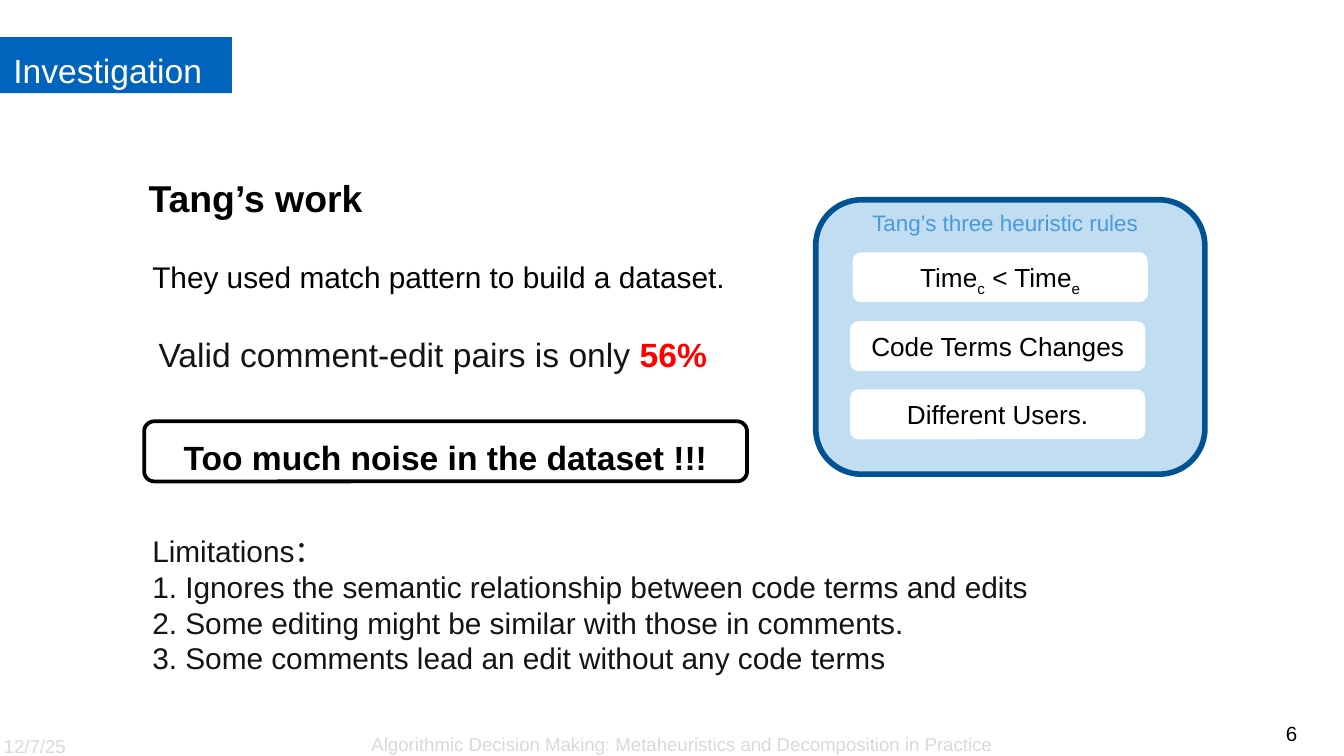
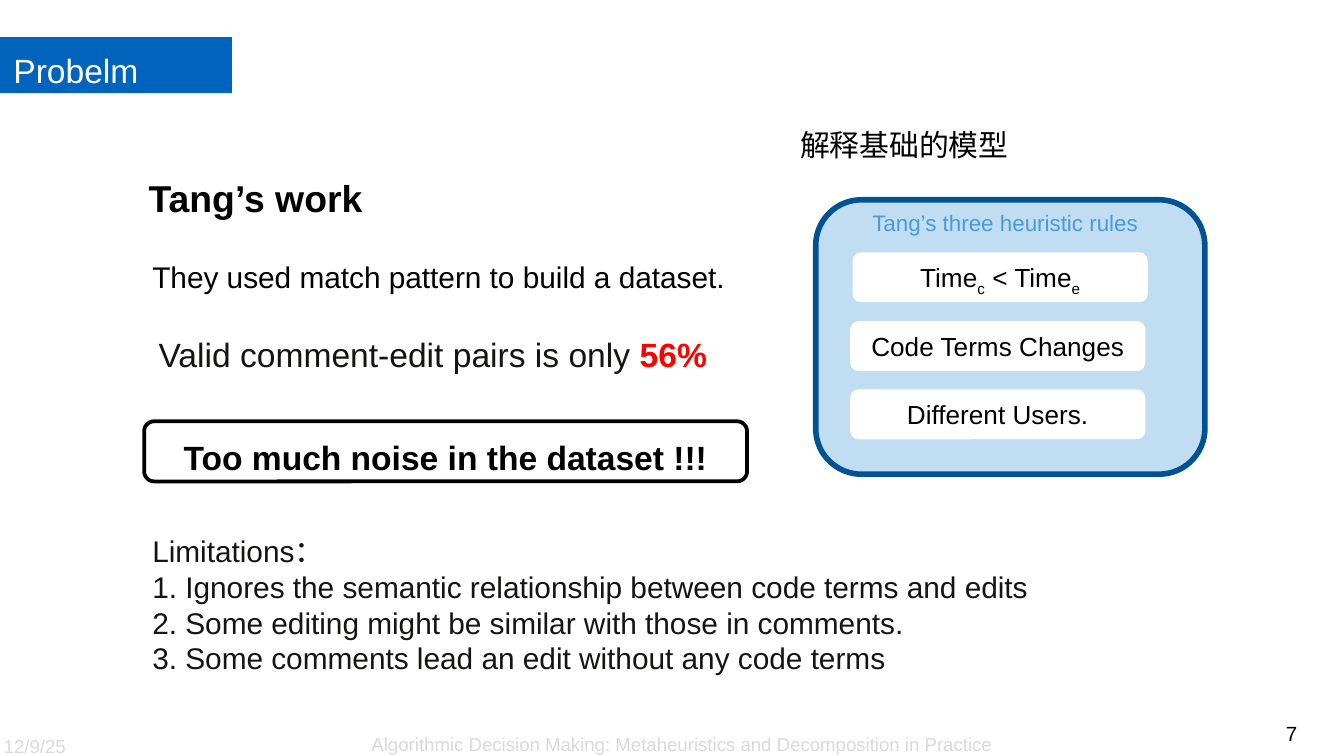
Before and after one commit to SinYita/VRPTW_solver, a slide deck: slide 7 of Presentation.pptx (slide 6 before the commit). Drawn at 1344x756 pixels with LibreOffice and Linux fonts; fonts in the diff are those of the drawing; background and template pictures are left out. Boxes give left, top, right and bottom in pixels: in the first picture for what was removed or moved away, otherwise in the second. Text is boxed around its words. In the diff, an @@ line names an element or a change of style, - is before the commit and + after.

```diff
--- a/Presentation.pptx
+++ b/Presentation.pptx
@@ text in rectangle at (13, 58, 138, 84): text changed @@
-Investigation
+Probelm
@@ text added at (800, 131, 1008, 159), 16 pt, text #000000 @@
+解释基础的模型
@@ text at (4, 736, 66, 756): text changed @@
-12/7/25
+12/9/25
@@ page number at (1286, 727, 1297, 741): text changed @@
-6
+7
```
Also in this commit, not shown: 15 other slides changed, 1 slide added, 2 other files.
